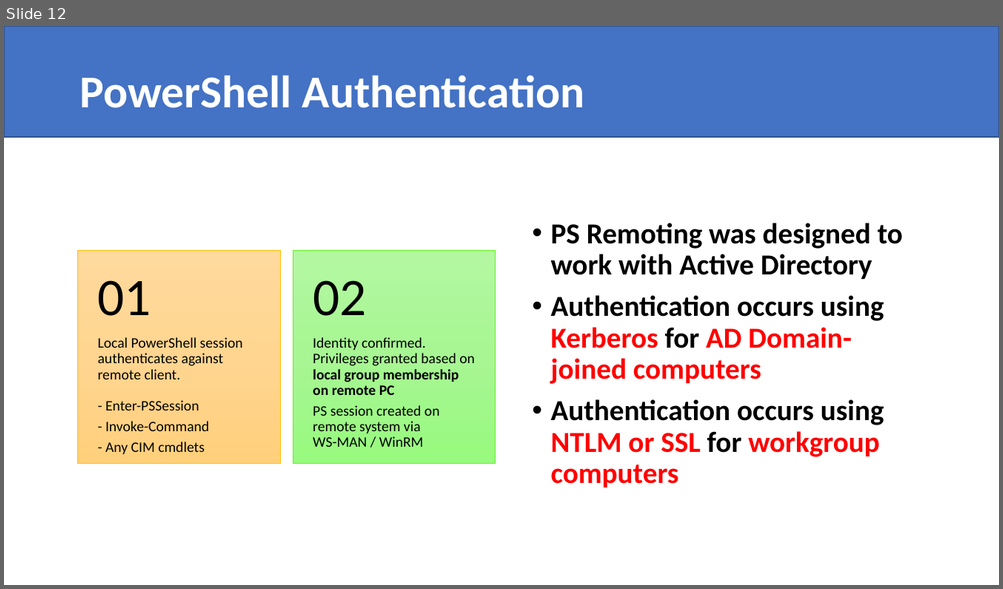
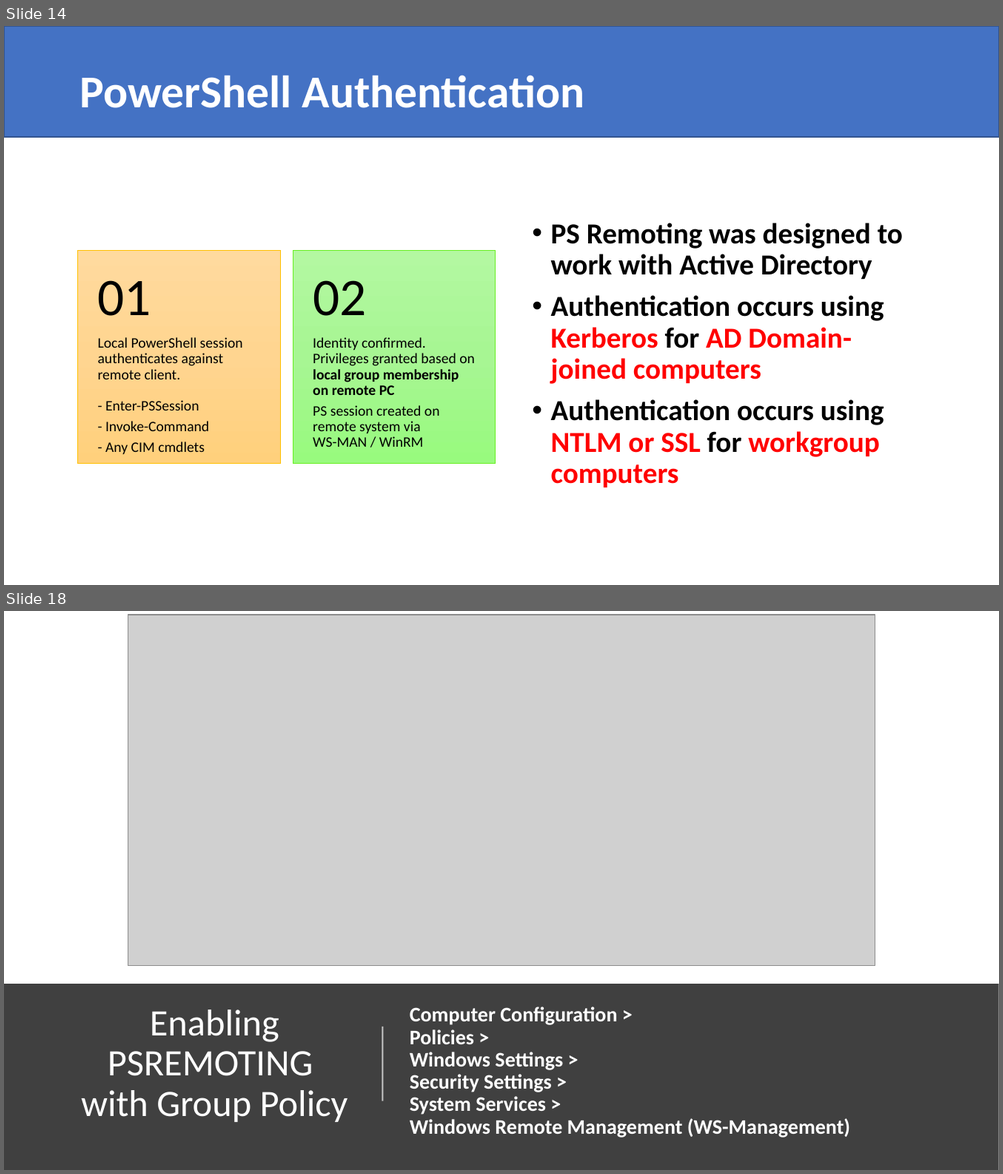
Before and after one commit to compwiz32/Presentations, a slide deck: 2019-11 RTPSUG/Configuring PSRemoting security and logging.pptx. Shown one above the other, each under a label of ours: slide 12 before the commit, slides 14 and 18 after it; the slides between them are not shown. The pictures are 1003x589 and 1003x1174 pixels, drawn with LibreOffice and Linux fonts; fonts in the diff are those of the drawing; grey boxes stand for pictures. Boxes give left, top, right and bottom in pixels: in the first picture for what was removed or moved away, otherwise in the second. Text is boxed around its words. In the diff, an @@ line names an element or a change of style, - is before the commit and + after.

```diff
--- a/2019-11 RTPSUG/Configuring PSRemoting security and logging.pptx
+++ b/2019-11 RTPSUG/Configuring PSRemoting security and logging.pptx
@@ slide 18 added at [4,611,999,1170], background #FFFFFF @@
@@ picture added at [128,615,875,965] @@
@@ rectangle added at [4,984,999,1170], fill #404040 @@
@@ ellipse added at [13,977,416,1150], 36 pt, text #FFFFFF @@
+Enabling PSREMOTING
+with Group Policy
@@ text added at [410,1007,850,1138], 20 pt, text #FFFFFF, bold @@
+Computer Configuration >
+Policies >
+Windows Settings >
+Security Settings >
+System Services >
+Windows Remote Management (WS-Management)
@@ line added from (382, 1102) to (382, 1028), #FFFFFF 1.5 pt @@
@@ what was slide 12 is now slide 14 @@
```
Also in this commit, not shown: 6 slides changed, 28 other slides added, 1 slide removed, 1 other file.
